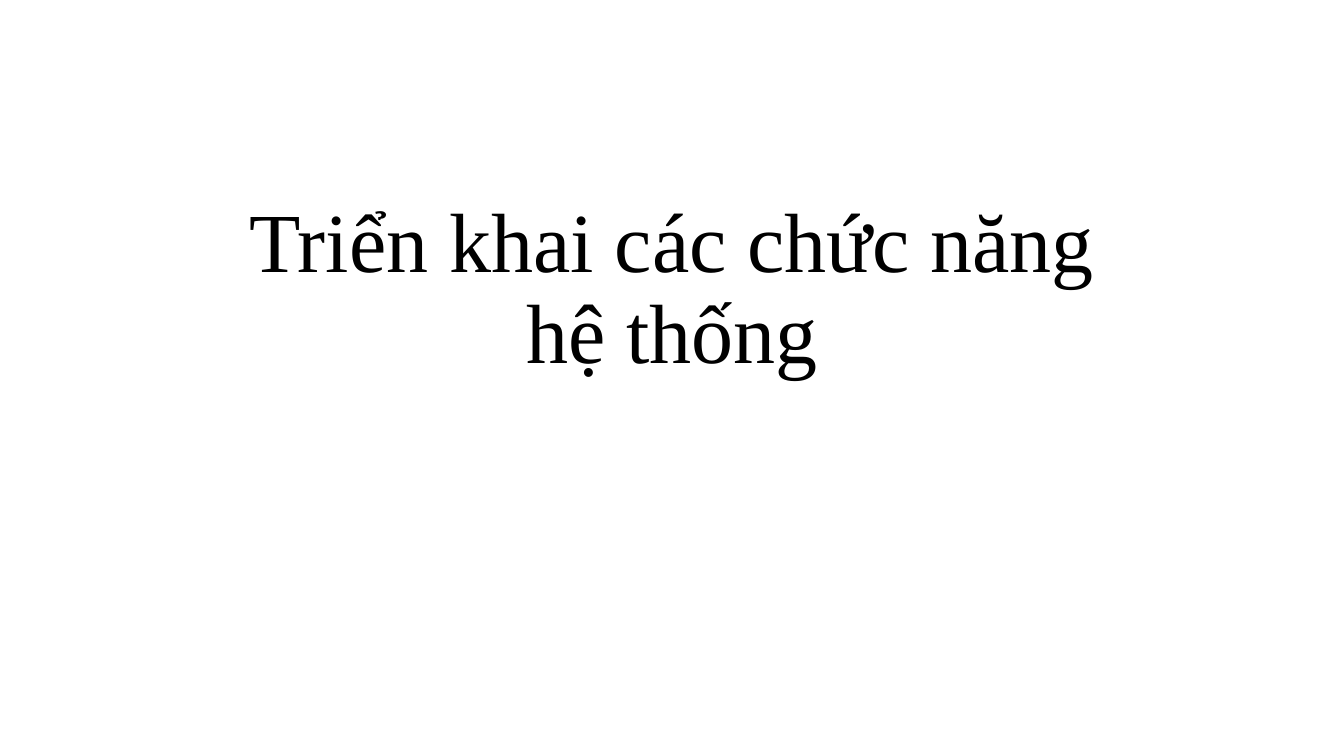
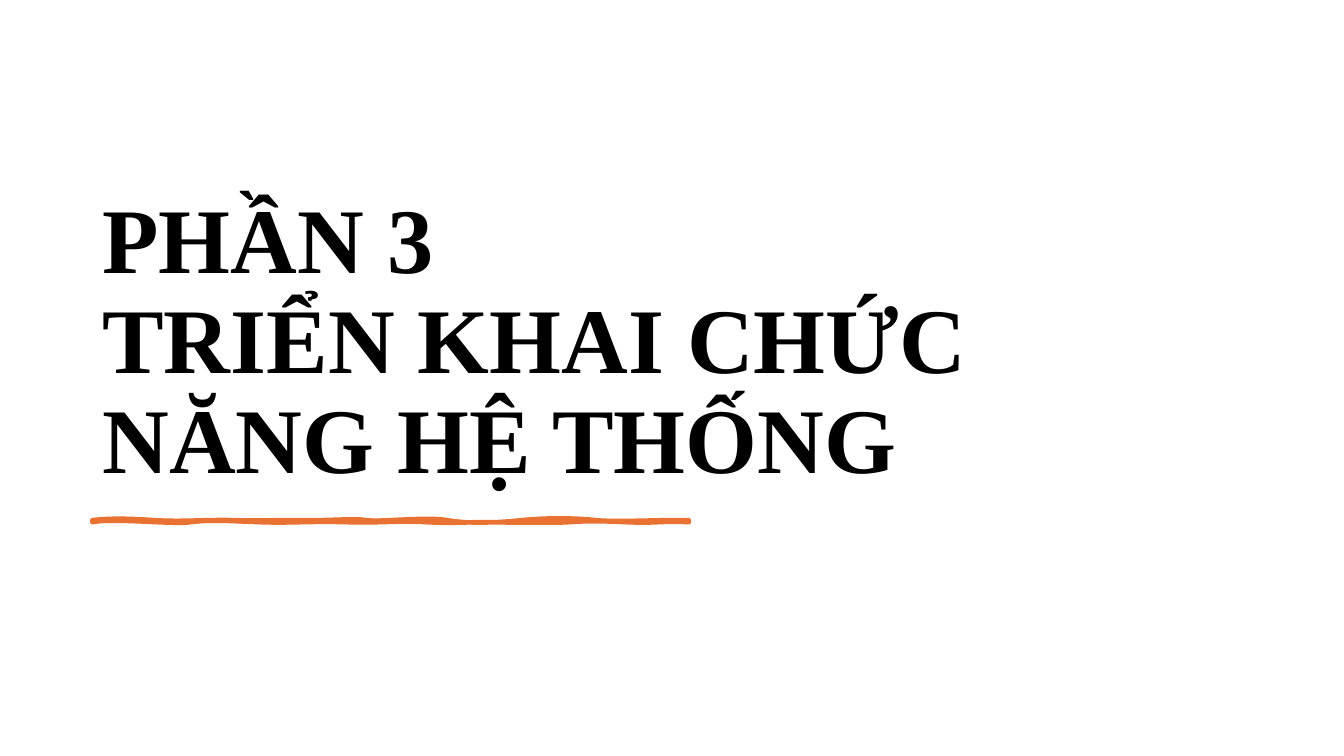
Before and after one commit to ngovanuc/Vietnamese_History_Chatbot, a slide deck: slide 21 of documents/slide bao cao.pptx. Drawn at 1344x756 pixels with LibreOffice and Linux fonts; fonts in the diff are those of the drawing. Boxes give left, top, right and bottom in pixels: in the first picture for what was removed or moved away, otherwise in the second. Text is boxed around its words. In the diff, an @@ line names an element or a change of style, - is before the commit and + after.

```diff
--- a/documents/slide bao cao.pptx
+++ b/documents/slide bao cao.pptx
@@ title at <box>102,201,966,490</box>: text changed; size 60 to 66 pt; bold on @@
-Triển khai các chức năng
-hệ thống
+PHẦN 3
+TRIỂN KHAI CHỨC NĂNG HỆ THỐNG
@@ freeform shape added at <box>93,520,690,522</box>, fill #E97132, outline #E97132 3.25 pt @@
```
Also in this commit, not shown: 31 other slides changed, 3 slides added, 3 slides removed.
